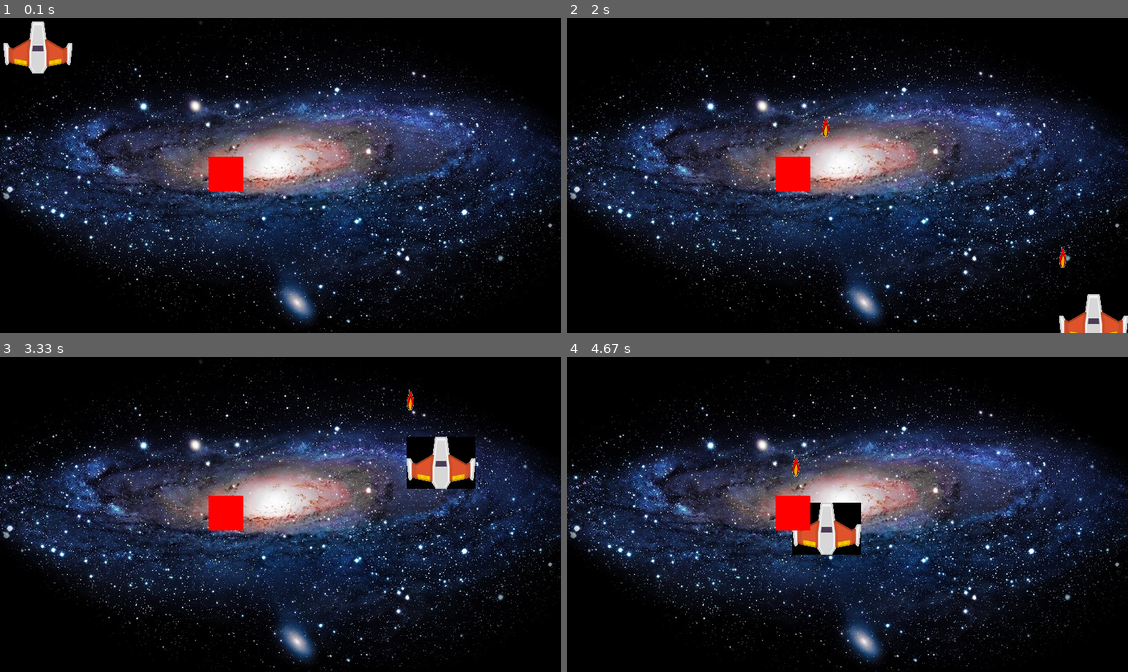
Above: before the commit, frames 1-4 (two rows, left to right).
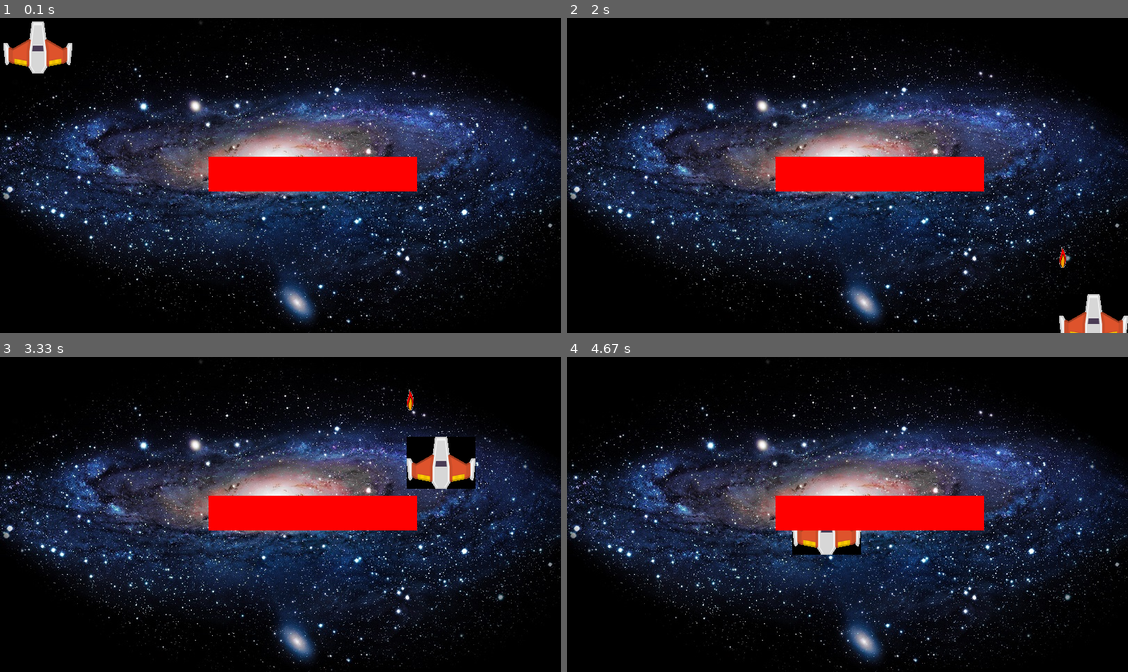
Above: after the commit, the same moments.

Repository: k-shar/draw_a_snake
Game: pygame game, started from pyshooter/shooter.py
Two runs of this game, one before a commit and one after it. Both use one fixed random seed, a clock stepped at 60 frames per second and the inputs below.
Inputs (mouse positions are in pixels of both pictures, inside the frame that each line leads up to):
- Up to frame 1 (0.1 s): no input
- Up to frame 2 (2 s): press the mouse at (712, 178) at 0.37 s; move the mouse to (808, 210) at 0.47 s; release the mouse at (903, 244) at 0.6 s; click (673, 247) at 0.72 s; click (701, 58) at 1.05 s; click (819, 257) at 1.38 s; click (1060, 295) at 1.72 s
- Up to frame 3 (3.33 s): click (392, 489) at 2.05 s; click (454, 508) at 2.38 s; click (106, 473) at 2.72 s; click (403, 435) at 3.05 s
- Up to frame 4 (4.67 s): click (684, 495) at 3.38 s; click (724, 489) at 3.72 s; click (965, 473) at 4.05 s; click (791, 501) at 4.38 s

The runs differ from the first frame. In frame 1, 3.4% of the frame differs, in the area x 43-75%, y 44-56%; in frame 2, 3.5%; in frame 3, 3.4%; in frame 4, 3.5%, in the area x 40-75%, y 31-56%.

Commit message:
Update shooter.py

Diff:
--- a/pyshooter/shooter.py
+++ b/pyshooter/shooter.py
@@ -50,7 +50,7 @@
         for proj in self.proj_list:
 
             # If projectile is not on screen
-            if not proj.Rect.colliderect(screen.get_rect()):
+            if proj.Rect.colliderect(pygame.Rect([300, 200, 300, 50])):
                 self.proj_list.remove(proj)
             else:
                 proj.draw()
@@ -86,7 +86,7 @@
 
     loc = pygame.mouse.get_pos()
     player.draw(loc)
-    pygame.draw.rect(screen, RED, [300, 200, 50, 50])
+    pygame.draw.rect(screen, RED, [300, 200, 300, 50])
 
     clock.tick(FPS)
     pygame.display.update()
